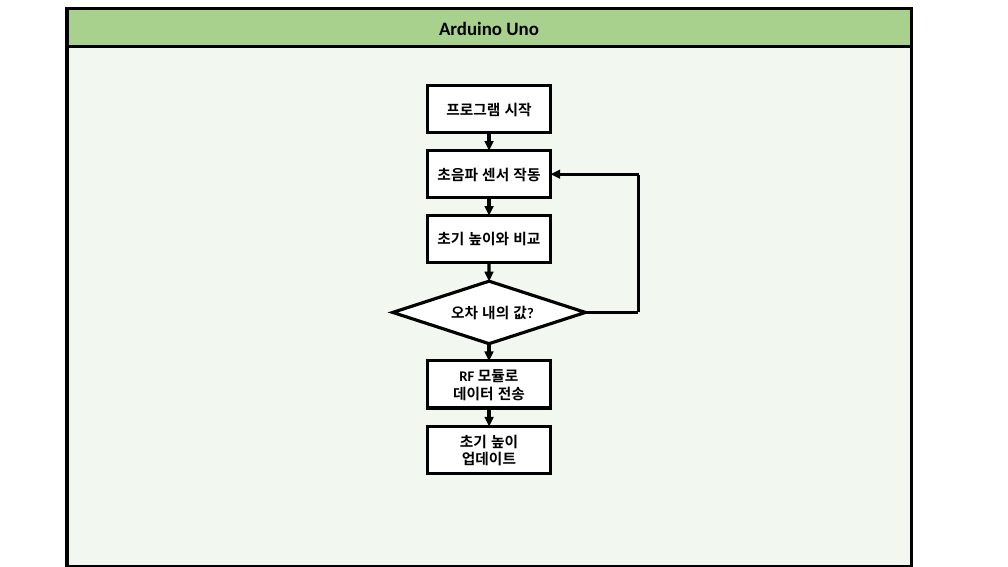
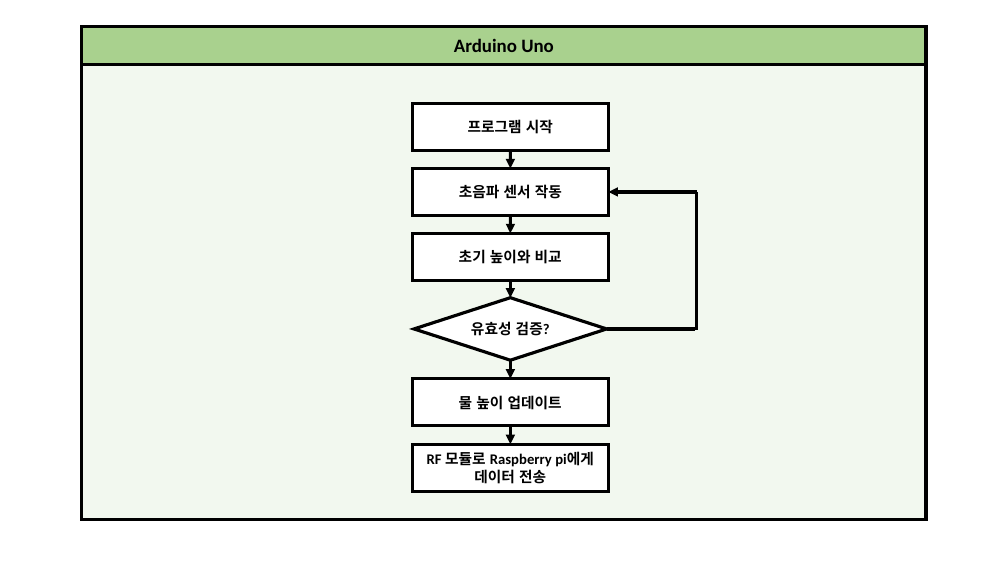
Before and after one commit to hyu-embedded/Embedded_Contest2022, a slide deck: slide 7 of Figure_file_1.pptx (slide 10 before the commit). Drawn at 1008x567 pixels with LibreOffice and Linux fonts; fonts in the diff are those of the drawing. Boxes give left, top, right and bottom in pixels: in the first picture for what was removed or moved away, otherwise in the second. Text is boxed around its words. In the diff, an @@ line names an element or a change of style, - is before the commit and + after.

```diff
--- a/Figure_file_1.pptx
+++ b/Figure_file_1.pptx
@@ rectangle "Arduino Uno": place and size @@
-rectangle "Arduino Uno" at box(67, 8, 912, 46)
+rectangle "Arduino Uno" at box(82, 26, 926, 64)
@@ rectangle: place and size @@
-rectangle at box(67, 21, 912, 567)
+rectangle at box(82, 39, 926, 520)
@@ rectangle "프로그램 시작": place and size @@
-rectangle "프로그램 시작" at box(427, 85, 551, 133)
+rectangle "프로그램 시작" at box(412, 104, 608, 151)
@@ rectangle "초음파 센서 작동": place and size @@
-rectangle "초음파 센서 작동" at box(427, 150, 551, 198)
+rectangle "초음파 센서 작동" at box(412, 169, 608, 216)
@@ arrow moved from (639, 174) - (551, 174) to (697, 192) - (609, 192) @@
@@ line moved from (639, 312) - (639, 175) to (697, 330) - (697, 192) @@
@@ rectangle "초기 높이와 비교": place and size @@
-rectangle "초기 높이와 비교" at box(427, 216, 551, 263)
+rectangle "초기 높이와 비교" at box(412, 234, 608, 281)
@@ arrow moved from (489, 216) - (489, 198) to (510, 234) - (510, 216) @@
@@ 4 arrows, 1 diamond: place and size @@
-4 arrows, 1 diamond at box(393, 133, 586, 426)
+4 arrows, 1 diamond at box(414, 150, 607, 445)
@@ text in diamond at box(471, 321, 550, 336): text changed @@
-오차 내의 값?
+유효성 검증?
@@ line moved from (585, 312) - (637, 312) to (607, 329) - (695, 329) @@
@@ rectangle "물 높이 업데이트": place and size @@
-rectangle "물 높이 업데이트" at box(427, 426, 551, 474)
+rectangle "물 높이 업데이트" at box(412, 379, 608, 426)
@@ text in rectangle at box(459, 393, 562, 412): text changed @@
-초기 높이 업데이트
+물 높이 업데이트
@@ rectangle "RF 모듈로 Raspberry pi에게": place and size @@
-rectangle "RF 모듈로 Raspberry pi에게" at box(427, 361, 551, 408)
+rectangle "RF 모듈로 Raspberry pi에게" at box(412, 445, 608, 492)
@@ text in rectangle at box(427, 452, 594, 467): text changed @@
-RF 모듈로
+RF 모듈로 Raspberry pi에게
```
Also in this commit, not shown: 4 other slides changed, 1 slide added, 1 slide removed, 38 other files.
